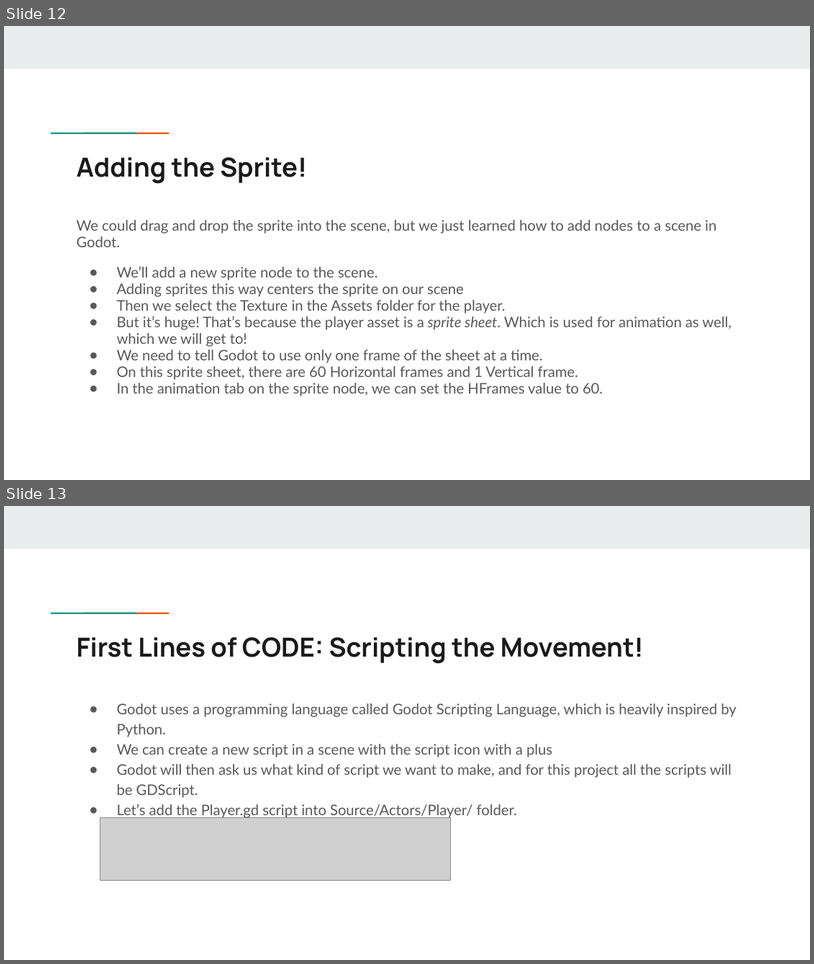
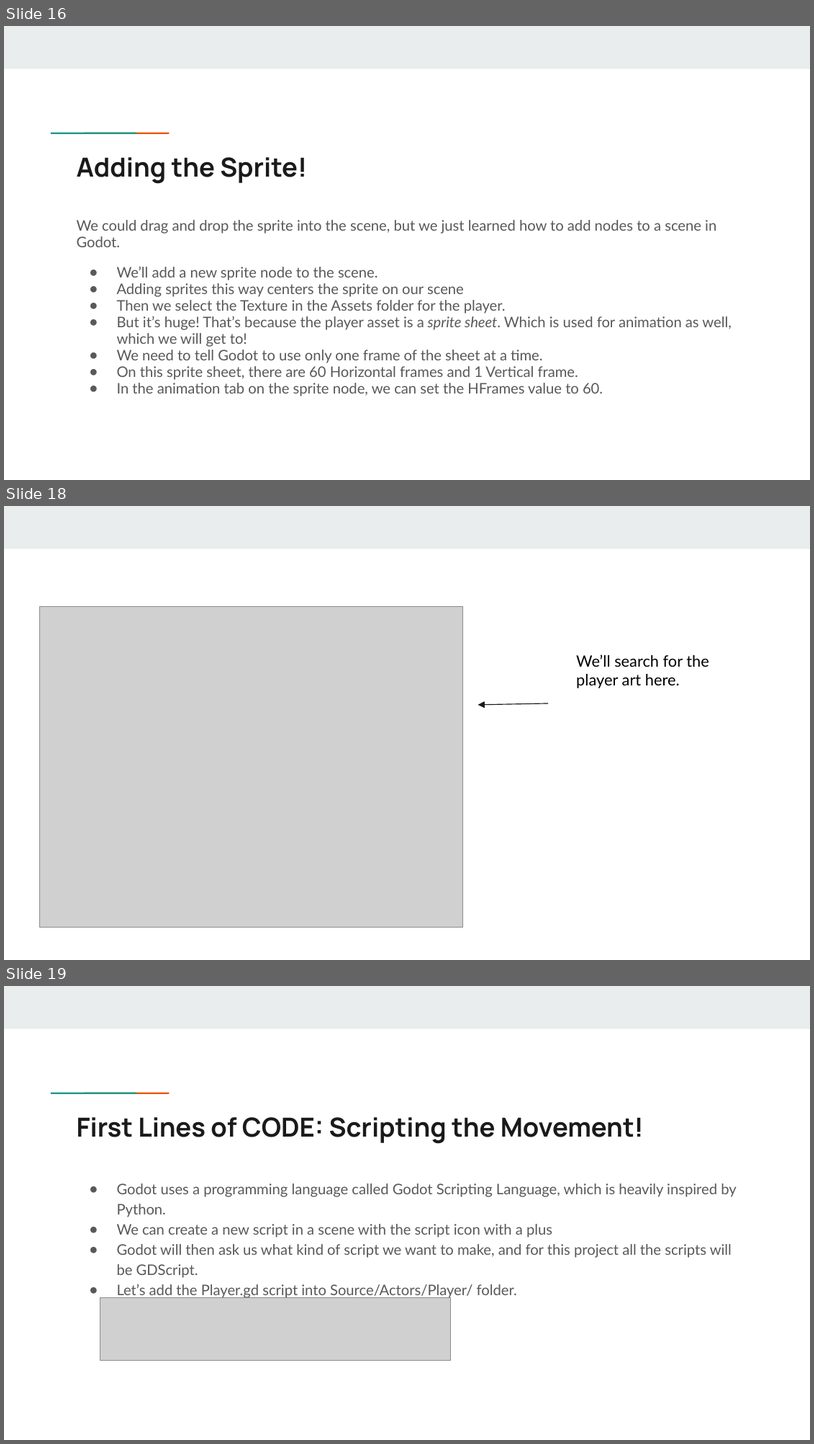
Before and after one commit to dospaceomaha/Game-Design-Fundamentals-Bootcamp, a slide deck: Session1/Getting Started Session 1 - Slides.pptx. Shown one above the other, each under a label of ours: slides 12 and 13 before the commit, slides 16, 18 and 19 after it; the slides between them are not shown. The pictures are 814x964 and 814x1444 pixels, drawn with LibreOffice and Linux fonts; fonts in the diff are those of the drawing; grey boxes stand for pictures. Boxes give left, top, right and bottom in pixels: in the first picture for what was removed or moved away, otherwise in the second. Text is boxed around its words. In the diff, an @@ line names an element or a change of style, - is before the commit and + after.

```diff
--- a/Session1/Getting Started Session 1 - Slides.pptx
+++ b/Session1/Getting Started Session 1 - Slides.pptx
@@ slide 18 added at bbox=[4, 506, 810, 960], background #FFFFFF; not listed: 1 template element that a slide beside it also shows @@
@@ picture added at bbox=[39, 607, 463, 927] @@
@@ text added at bbox=[576, 654, 709, 688], 14 pt, text #000000 @@
+We’ll search for the player art here.
@@ arrow added from (548, 703) to (478, 705), #1A1A1A 0.75 pt @@
@@ what was slide 12 is now slide 16 @@
@@ what was slide 13 is now slide 19 @@
```
Also in this commit, not shown: 1 slide changed, 5 other slides added, 1 other file.
